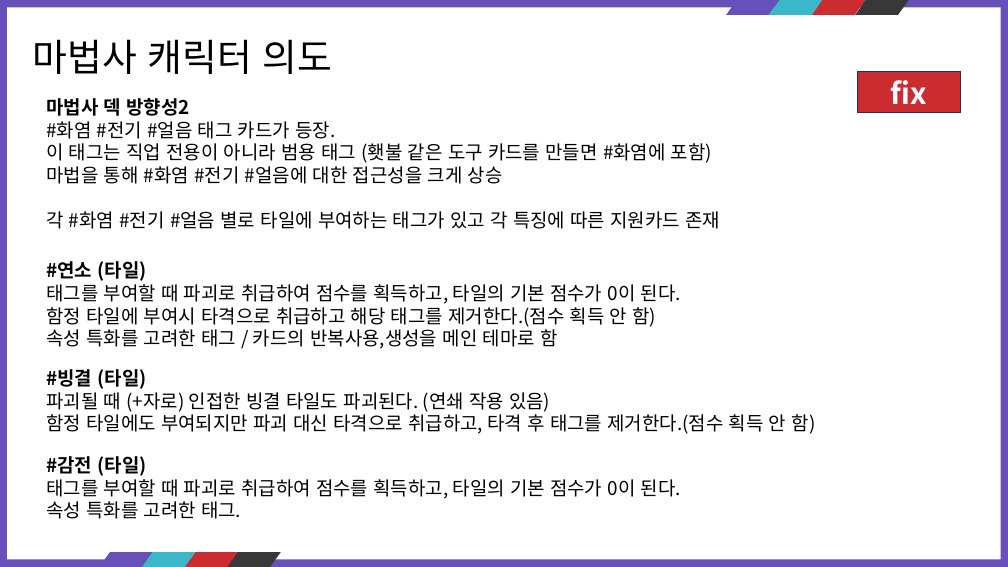
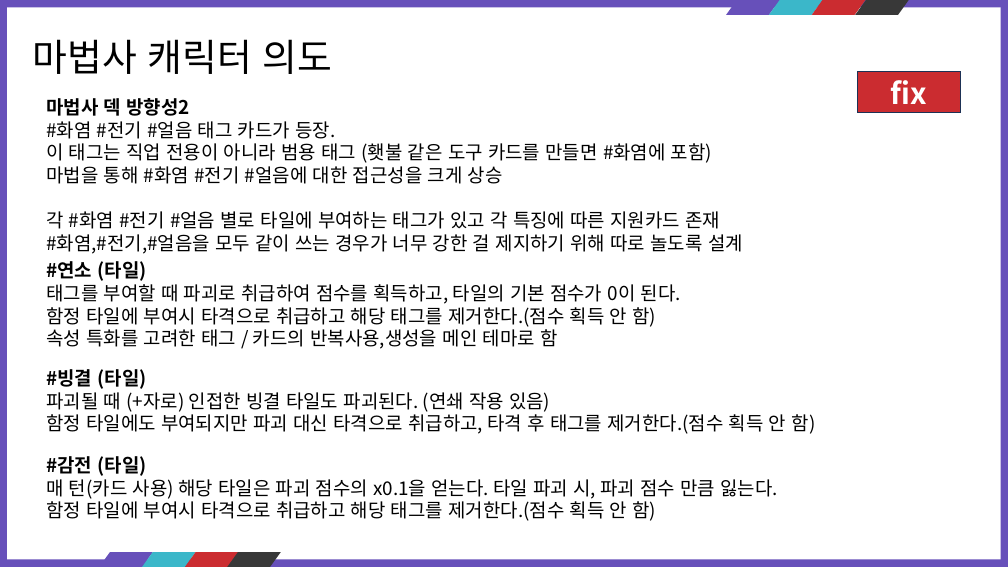
Before and after one commit to kauthor/FluffyDisdog, a slide deck: slide 6 of Plan/기획서/마법사.pptx. Drawn at 1008x567 pixels with LibreOffice and Linux fonts; fonts in the diff are those of the drawing. Boxes give left, top, right and bottom in pixels: in the first picture for what was removed or moved away, otherwise in the second. Text is boxed around its words. In the diff, an @@ line names an element or a change of style, - is before the commit and + after.

```diff
--- a/Plan/기획서/마법사.pptx
+++ b/Plan/기획서/마법사.pptx
@@ text at (x1=46, y1=234, x2=743, y2=254): paragraph added @@
+#화염,#전기,#얼음을 모두 같이 쓰는 경우가 너무 강한 걸 제지하기 위해 따로 놀도록 설계
@@ text at (x1=46, y1=475, x2=777, y2=521): text changed @@
-태그를 부여할 때 파괴로 취급하여 점수를 획득하고, 타일의 기본 점수가 0이 된다.
-속성 특화를 고려한 태그.
+매 턴(카드 사용) 해당 타일은 파괴 점수의 x0.1을 얻는다. 타일 파괴 시, 파괴 점수 만큼 잃는다.
+함정 타일에 부여시 타격으로 취급하고 해당 태그를 제거한다.(점수 획득 안 함)
```
Also in this commit, not shown: 14 slides added.
